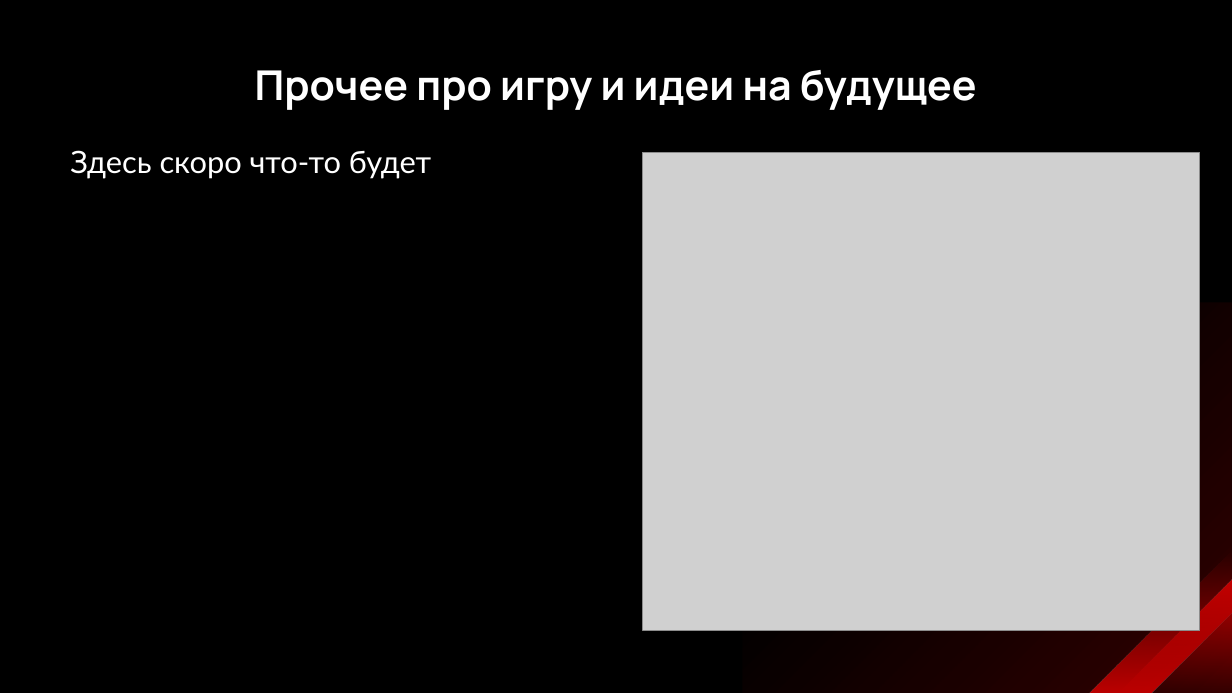
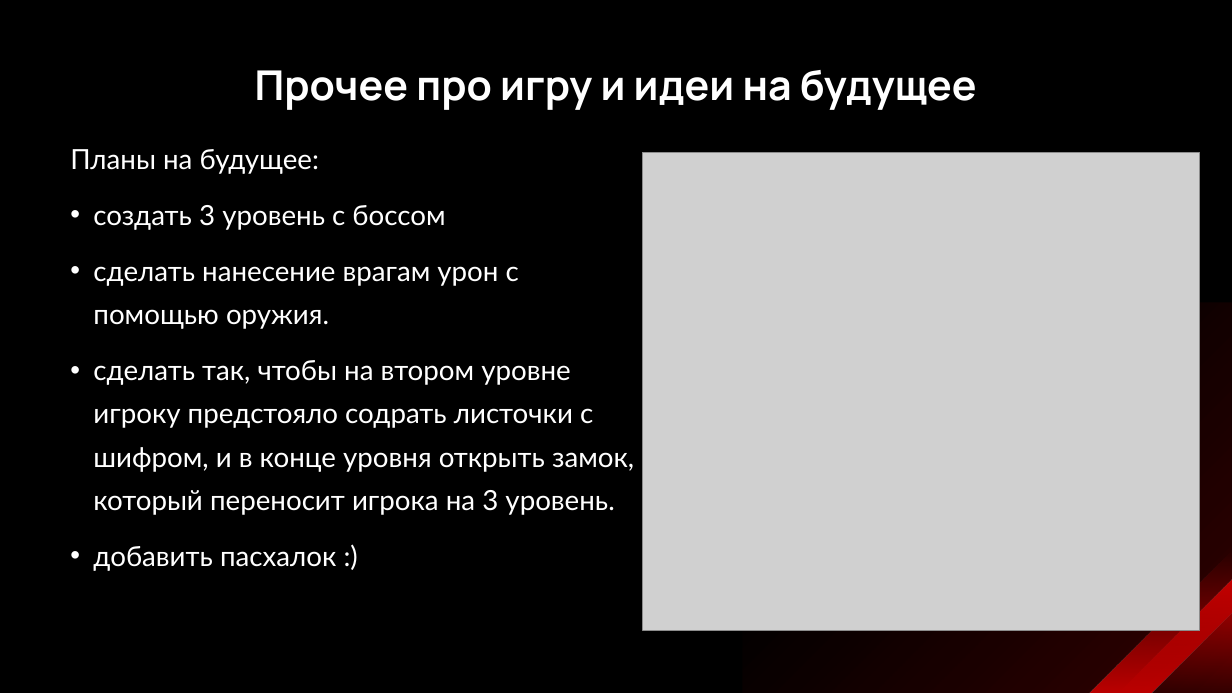
Before and after one commit to Vinipulya/The-story-of-the-Warrior-Cat, a slide deck: slide 6 of Презентация.pptx (slide 7 before the commit). Drawn at 1232x693 pixels with LibreOffice and Linux fonts; fonts in the diff are those of the drawing; grey boxes stand for pictures. Boxes give left, top, right and bottom in pixels: in the first picture for what was removed or moved away, otherwise in the second. Text is boxed around its words. In the diff, an @@ line names an element or a change of style, - is before the commit and + after.

```diff
--- a/Презентация.pptx
+++ b/Презентация.pptx
@@ text at (x1=70, y1=149, x2=634, y2=571): text changed; size 24 to 21.6 pt @@
-Здесь скоро что-то будет
+Планы на будущее:
+• создать 3 уровень с боссом
+• сделать нанесение врагам урон с помощью оружия.
+• сделать так, чтобы на втором уровне игроку предстояло содрать листочки с шифром, и в конце уровня открыть замок, который переносит игрока на 3 уровень.
+• добавить пасхалок :)
```
Also in this commit, not shown: 2 other slides changed, 1 slide removed, 7 other files.
